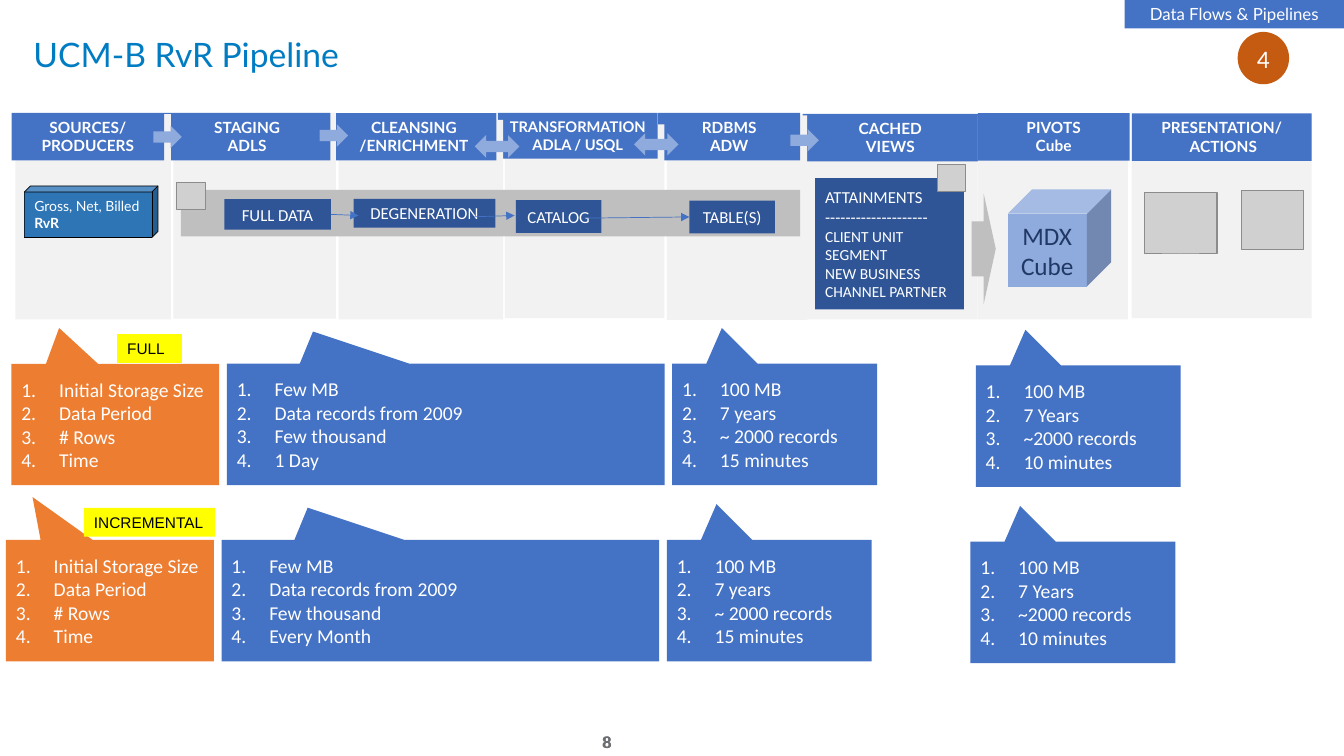
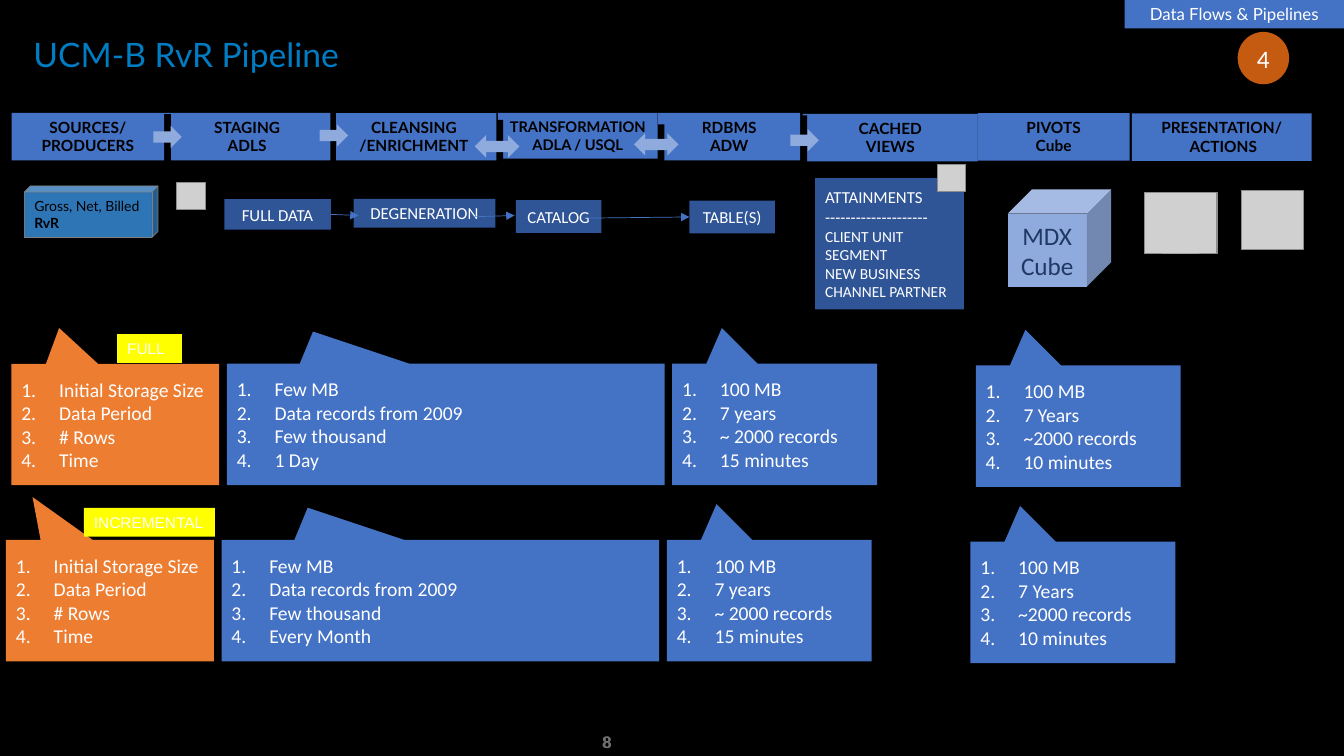
Before and after one commit to nigamsakshi2502/HeroSolutions-Data, a slide deck: slide 8 of Data Series/Day 3/Architectures and Best Practices .pptx. Drawn at 1344x756 pixels with LibreOffice and Linux fonts; fonts in the diff are those of the drawing; grey boxes stand for pictures. Boxes give left, top, right and bottom in pixels: in the first picture for what was removed or moved away, otherwise in the second. Text is boxed around its words. In the diff, an @@ line names an element or a change of style, - is before the commit and + after.

```diff
--- a/Data Series/Day 3/Architectures and Best Practices .pptx
+++ b/Data Series/Day 3/Architectures and Best Practices .pptx
@@ background #FFFFFF to #000000 @@
@@ fill #F2F2F2 to #000000 in 8 elements at (1132,114,1313,318), (667,116,808,321), (978,116,1128,320), (505,124,664,318), (339,120,503,320), (173,113,336,319), (15,114,170,320), (805,115,978,320) @@
@@ text colour #FFFFFF to #000000 in 8 elements at (803,114,978,161), (658,113,801,160), (978,113,1130,160), (498,113,657,158), (332,113,496,160), (164,113,331,160), (12,113,164,160), (1132,113,1313,160) @@
@@ cube "Gross, Net, Billed" at (24,187,158,238): text colour #FFFFFF to #000000; outline #000000 0.5 pt to #808080 0.5 pt @@
@@ rectangle at (181,190,801,236): fill #BFBFBF to #000000 @@
@@ right arrow at (972,194,996,303): fill #BFBFBF to #000000 @@
@@ rectangle "FULL" at (117,335,181,364): text colour #000000 to #FFFFFF @@
@@ rectangle "INCREMENTAL" at (84,508,215,537): text colour #000000 to #FFFFFF @@
```
Also in this commit, not shown: 15 other slides changed, 6 slides added, 23 slides removed, 1 other file.
